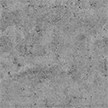
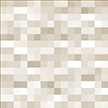
Layered file, before and after one edit (w=108, h=108). Changes by layer:
added layer "unnamed (1)" above "1623443102_6-phonoteka_org-p-potolok-beton-tekstura-besshovnaya-krasivo-6" over [0, 0, 108, 108]
